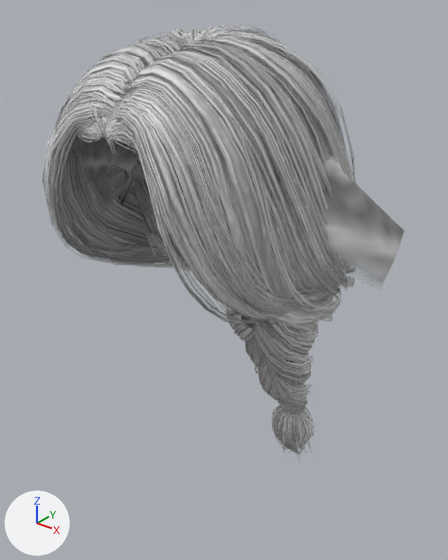
The glTF model public/models/doll/hair-fishtail.glb as it was, and as the next commit left it.
Rendered twice from a camera (50 mm lens) standing at (0.285, -0.385, 1.709) and looking at (-0.026, 0.005, 1.467). Every picture has the same lights, and +X, +Y and +Z are marked at lower left. The older version comes first. Vertices at exactly the same position are counted once.

Names of what the first picture shows: 'Hair_fishtail'.
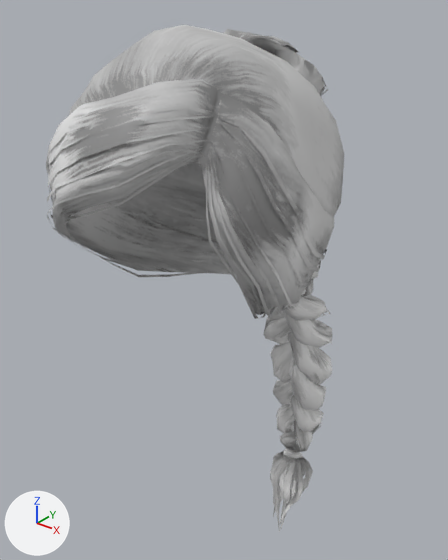
The change, as a list of edits to the scene's bpy script:
```text
Change mat_hair_fishtail:
    where n5 = _N.new('ShaderNodeTexImage'); n5.name = 'Image Texture'
    n5.image: img_hair_fishtail -> img_braid01_diffuse_mahogany
Change me_hair_fishtail:
    remove me_hair_fishtail.from_pydata(...)  # 5352 vertices, 6500 faces; spans x -0.161..0.14, y -0.148..0.115, z 1.213..1.681
    add me_hair_fishtail.from_pydata(...)  # 6416 vertices, 8148 faces; spans x -0.103..0.097, y -0.161..0.115, z 1.12..1.682
    me_hair_fishtail part 1: the loose piece of 203 vertices spanning x -0.105..0.103, y -0.117..0.048, z 1.459..1.668 is rebuilt with 315 vertices and now spans x -0.1..0.095, y -0.161..0.056, z 1.455..1.682
    me_hair_fishtail part 2: the loose piece of 155 vertices spanning x -0.161..0.14, y -0.148..0.05, z 1.504..1.669 is rebuilt with 56 vertices and now spans x -0.103..0.097, y -0.145..0.049, z 1.5..1.644, in mat_hair_fishtail
    me_hair_fishtail part 3: the loose piece of 105 vertices spanning x -0.108..-0.001, y -0.12..0.052, z 1.455..1.672 is rebuilt with 58 vertices and now spans x -0.102..0.097, y -0.15..0.047, z 1.489..1.639
    me_hair_fishtail part 4: the loose piece of 94 vertices spanning x -0.085..0.083, y -0.059..0.057, z 1.438..1.678 is rebuilt with 335 vertices and now spans x -0.047..0.048, y -0.032..0.076, z 1.45..1.678
    me_hair_fishtail part 5: the loose piece of 84 vertices spanning x -0.089..-0.002, y -0.146..0.029, z 1.477..1.652 is rebuilt with 46 vertices and now spans x -0.09..0.088, y -0.147..0.049, z 1.463..1.62
    me_hair_fishtail part 6: the loose piece of 84 vertices spanning x 0.0..0.096, y -0.146..0.012, z 1.487..1.652 is rebuilt with 60 vertices and now spans x -0.102..0.096, y -0.157..0.051, z 1.481..1.632
    me_hair_fishtail part 7: the loose piece of 73 vertices spanning x -0.099..0.021, y -0.126..0.071, z 1.41..1.667 is rebuilt with 58 vertices and now spans x -0.095..0.093, y -0.161..0.05, z 1.47..1.625
    me_hair_fishtail part 8: the loose piece of 71 vertices spanning x -0.017..0.097, y -0.126..0.064, z 1.415..1.666 is rebuilt with 56 vertices and now spans x -0.067..0.069, y -0.158..0.054, z 1.454..1.618
    me_hair_fishtail part 9: the loose piece of 65 vertices spanning x -0.004..0.047, y -0.051..0.069, z 1.446..1.672 is rebuilt with 54 vertices and now spans x -0.008..0.045, y -0.002..0.073, z 1.453..1.669
    me_hair_fishtail part 10: the loose piece of 60 vertices spanning x -0.004..0.049, y -0.052..0.071, z 1.442..1.674 is rebuilt with 286 vertices and now spans x -0.038..0.045, y -0.025..0.077, z 1.449..1.673
    me_hair_fishtail part 11: the loose piece of 60 vertices spanning x -0.022..0.012, y 0.042..0.096, z 1.294..1.379 is rebuilt with 74 vertices and now spans x -0.025..0.015, y 0.05..0.101, z 1.235..1.467
    me_hair_fishtail part 12: the loose piece of 59 vertices spanning x -0.093..-0.001, y -0.148..0.015, z 1.478..1.65 is rebuilt with 56 vertices and now spans x -0.084..0.083, y -0.161..0.051, z 1.46..1.621
    me_hair_fishtail part 13: the loose piece of 51 vertices spanning x -0.025..0.082, y -0.052..0.054, z 1.423..1.674 is rebuilt with 323 vertices and now spans x -0.038..0.049, y -0.007..0.073, z 1.451..1.671
    me_hair_fishtail part 14: 105 loose pieces with 2330 vertices, spanning x -0.111..0.109, y -0.145..0.115, z 1.213..1.681, are deleted
    me_hair_fishtail part 15: 7 vertices moved within x -0.006..0.063, y -0.119..0.1, z 1.228..1.587; 1620 vertices removed from x -0.106..0.106, y -0.148..0.11, z 1.217..1.675; 4406 vertices added at x -0.077..0.079, y -0.161..0.115, z 1.12..1.675
    other edits to the shape of me_hair_fishtail do not show in these pictures
    remove me_hair_fishtail.materials.append(mat_hair_fishtail_cap)
```

Where the change shows, as pixel boxes (x1, y1, x2, y2) in the pictures (448 x 560 px):
'Hair_fishtail', surface changed, reshaped (18% narrower, 17% taller)
    before: (42, 25, 404, 458)
    after: (46, 25, 344, 532)
part 1 of me_hair_fishtail, rebuilt (11% wider, 17% taller)
    before: (74, 49, 342, 296)
    after: (46, 25, 344, 314)
part 2 of me_hair_fishtail, rebuilt (16% narrower, 33% shorter)
    before: (71, 48, 404, 280)
    after: (46, 105, 327, 260)
part 3 of me_hair_fishtail, rebuilt
    before: (69, 43, 166, 243)
    after: (48, 114, 321, 272)
part 4 of me_hair_fishtail, rebuilt
    before: (168, 30, 356, 183)
    after: (223, 29, 328, 280)
part 5 of me_hair_fishtail, rebuilt
    before: (47, 83, 184, 264)
    after: (191, 150, 286, 312)
part 6 of me_hair_fishtail, rebuilt (21% wider, 31% shorter)
    before: (114, 88, 331, 319)
    after: (48, 126, 310, 286)
part 7 of me_hair_fishtail, rebuilt
    before: (54, 53, 190, 269)
    after: (47, 140, 299, 307)
part 8 of me_hair_fishtail, rebuilt
    before: (129, 59, 339, 326)
    after: (63, 154, 266, 319)
part 9 of me_hair_fishtail, rebuilt (not visible afterwards)
    before: (215, 38, 275, 51)
part 10 of me_hair_fishtail, rebuilt (mostly hidden)
    before: (214, 38, 285, 56)
    after: (268, 36, 298, 52)
part 11 of me_hair_fishtail, rebuilt
    before: (258, 366, 280, 401)
    after: (273, 343, 289, 372)
part 12 of me_hair_fishtail, rebuilt
    before: (42, 85, 140, 263)
    after: (47, 149, 275, 315)
part 13 of me_hair_fishtail, rebuilt (not visible afterwards)
    before: (217, 38, 352, 177)
part 14 of me_hair_fishtail, deleted
    before: (52, 25, 357, 456)
part 15 of me_hair_fishtail, cut back
    before: (60, 34, 351, 458)
    after: (56, 32, 332, 532)
